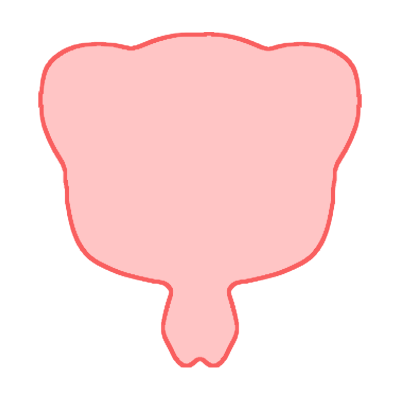
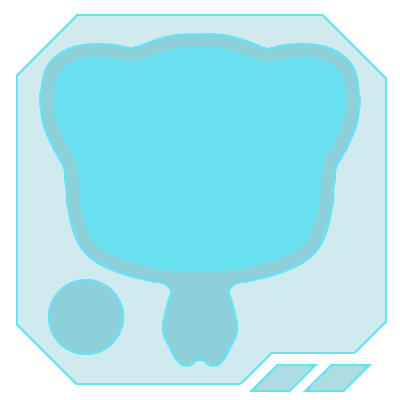
Comparing the layer stacks of the two 400px x 400px images. Changes:
hid "Layer 3 copy" over [38, 32, 362, 368]
showed "Layer 12 copy" over [98, 117, 301, 273]
hid "Layer 13" over [40, 34, 360, 366]
added layer "Layer 7 copy" above "Layer 12 copy 2" over [16, 14, 387, 392]
added layer "Layer 15" above "Layer 12" over [16, 14, 387, 392]
showed "Layer 12" over [52, 46, 347, 273]
showed "Layer 11", opacity 20% → 35% over [40, 34, 370, 391]
showed "Layer 10", painted on it over [17, 15, 386, 384]
